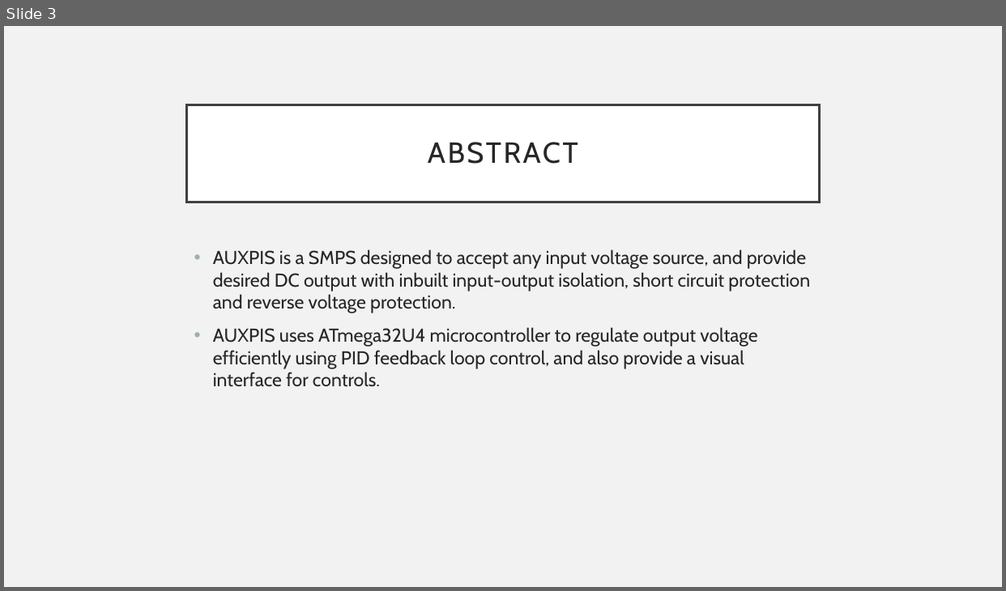
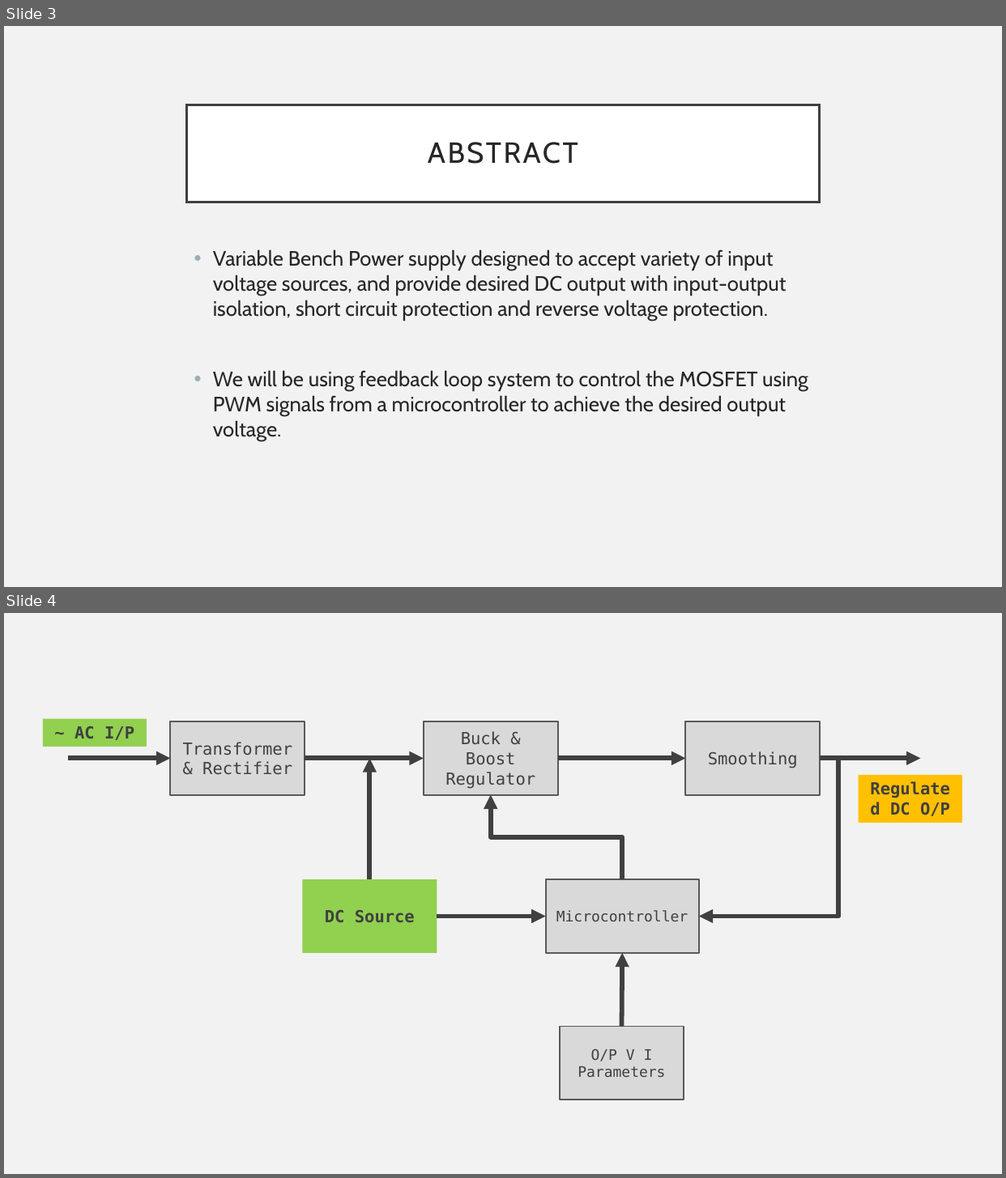
Before and after one commit to rithviknishad/auxpis-bps, a slide deck: docs/presentation.pptx. Shown one above the other, each under a label of ours: slide 3 before the commit, slides 3 and 4 after it. The pictures are 1006x591 and 1006x1178 pixels, drawn with LibreOffice and Linux fonts; fonts in the diff are those of the drawing. Boxes give left, top, right and bottom in pixels: in the first picture for what was removed or moved away, otherwise in the second. Text is boxed around its words. In the diff, an @@ line names an element or a change of style, - is before the commit and + after.

```diff
--- a/docs/presentation.pptx
+++ b/docs/presentation.pptx
@@ slide 4 added at (x1=4, y1=613, x2=1002, y2=1174), background #F2F2F2 @@
@@ rectangle added at (x1=43, y1=719, x2=147, y2=747), fill #92D050, 16 pt, text #404040, bold @@
+~ AC I/P
@@ rectangle added at (x1=170, y1=722, x2=305, y2=795), fill #D9D9D9, outline #595959 1.5 pt, 16 pt, text #404040 @@
+Transformer
+& Rectifier
@@ rectangle added at (x1=424, y1=722, x2=558, y2=795), fill #D9D9D9, outline #595959 1.5 pt, 16 pt, text #404040 @@
+Buck & Boost Regulator
@@ rectangle added at (x1=686, y1=722, x2=820, y2=795), fill #D9D9D9, outline #595959 1.5 pt, 16 pt, text #404040 @@
+Smoothing
@@ arrow added from (68, 758) to (170, 758), #404040 4.5 pt @@
@@ arrow added from (305, 758) to (424, 758), #404040 4.5 pt @@
@@ arrow added from (370, 879) to (370, 758), #404040 4.5 pt @@
@@ arrow added from (558, 758) to (686, 758), #404040 4.5 pt @@
@@ elbow arrow added from (820, 758) to (699, 916), #404040 4.5 pt @@
@@ arrow added from (820, 758) to (921, 758), #404040 4.5 pt @@
@@ rectangle added at (x1=859, y1=775, x2=963, y2=823), fill #FFC000, 16 pt, text #404040, bold @@
+Regulated DC O/P
@@ elbow arrow added from (622, 879) to (491, 795), #404040 4.5 pt @@
@@ rectangle added at (x1=303, y1=879, x2=437, y2=953), fill #92D050, 16 pt, text #404040, bold @@
+DC Source
@@ rectangle added at (x1=546, y1=879, x2=700, y2=953), fill #D9D9D9, outline #595959 1.5 pt, 14 pt, text #404040 @@
+Microcontroller
@@ arrow added from (437, 916) to (546, 916), #404040 4.5 pt @@
@@ arrow added from (621, 1027) to (622, 953), #404040 4.5 pt @@
@@ rectangle added at (x1=560, y1=1027, x2=684, y2=1101), fill #D9D9D9, outline #595959 1.5 pt, 14 pt, text #404040 @@
+O/P V I Parameters
@@ slide 3 changed as well @@
@@ text at (x1=213, y1=250, x2=808, y2=442): text changed; size 18 to 20 pt @@
-• AUXPIS is a SMPS designed to accept any input voltage source, and provide desired DC output with inbuilt input-output isolation, short circuit protection and reverse voltage protection.
-• AUXPIS uses ATmega32U4 microcontroller to regulate output voltage efficiently using PID feedback loop control, and also provide a visual interface for controls.
+• Variable Bench Power supply designed to accept variety of input voltage sources, and provide desired DC output with input-output isolation, short circuit protection and reverse voltage protection.
+• We will be using feedback loop system to control the MOSFET using PWM signals from a microcontroller to achieve the desired output voltage.
```
Also in this commit, not shown: 2 other slides changed, 1 other file.
